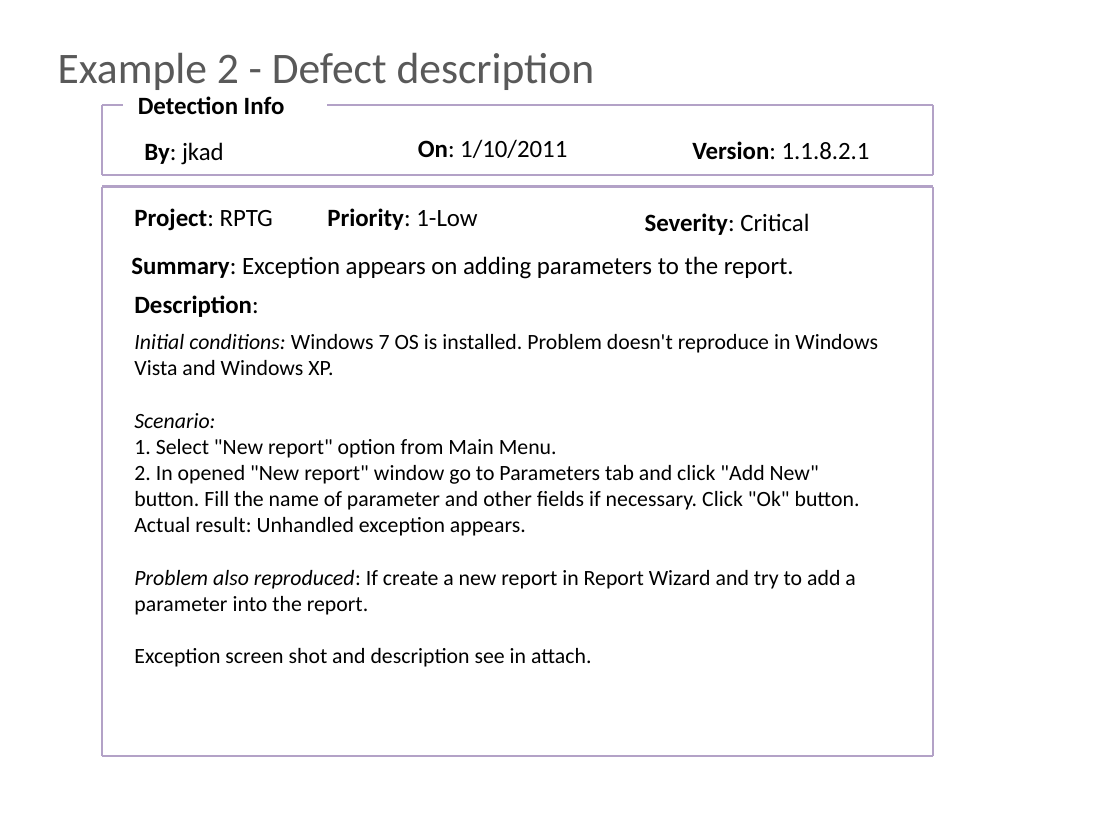
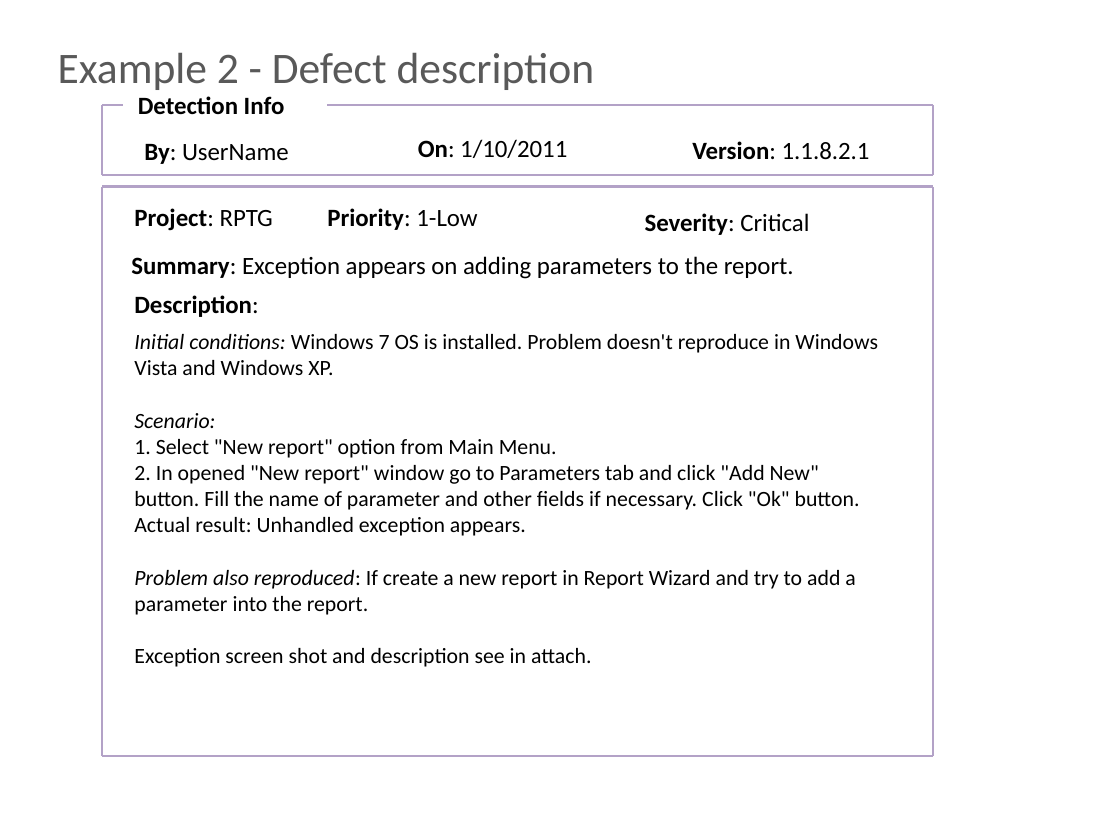
Before and after one commit to BigRacer/swtesting, a slide deck: slide 18 of 5.Test Cases/Artifacts of testing.pptx. Drawn at 1120x840 pixels with LibreOffice and Linux fonts; fonts in the diff are those of the drawing; background and template pictures are left out. Boxes give left, top, right and bottom in pixels: in the first picture for what was removed or moved away, otherwise in the second. Text is boxed around its words. In the diff, an @@ line names an element or a change of style, - is before the commit and + after.

```diff
--- a/5.Test Cases/Artifacts of testing.pptx
+++ b/5.Test Cases/Artifacts of testing.pptx
@@ text at box(144, 144, 289, 164): text changed @@
-By: jkad
+By: UserName
```
Also in this commit, not shown: 6 other slides changed, 33 other files.
